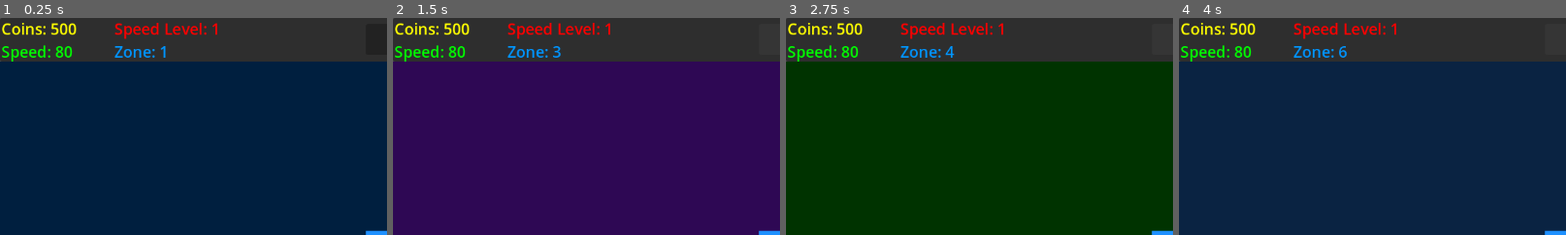
Above: before the commit, frames 1-4 (left to right).
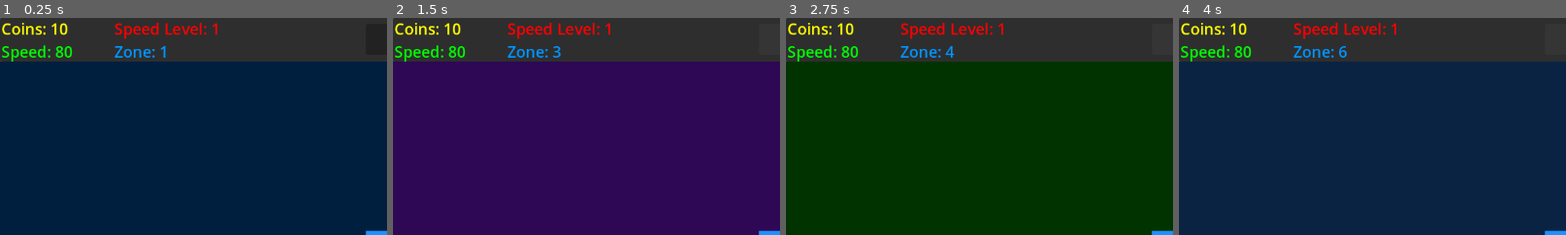
Above: after the commit, the same moments.

Repository: CD1FOX/golden-grind
Game: Godot game, scene res://Scenes/Worlds/Zone 1 - 10/zone1.tscn
Two runs of this game, one before a commit and one after it. Both use one fixed random seed, a clock stepped at 60 frames per second and the inputs below.
Inputs:
- Up to frame 1 (0.25 s): no input
- Up to frame 2 (1.5 s): click "Buy New Zone" at 0.5 s; click "Buy New Zone" at 1.25 s
- Up to frame 3 (2.75 s): click "Buy New Zone" at 2 s
- Up to frame 4 (4 s): click "Buy New Zone" at 2.75 s; click "Buy New Zone" at 3.5 s
The pictures show only the part of the screen within x 0-50%, y 0-50%; the shares and areas given below are measured in that part.

The runs differ from the first frame. In frame 1, 0.2% of the frame differs, in the area x 13-20%, y 2-9%; in frame 2, 0.2%; in frame 3, 0.2%; in frame 4, 0.2%.

Commit message:
Update upper_ui.tscn
feat(upper_ui.tscn): Change the base coin from 10000 to 10

Diff:
--- a/Global/Global.gd
+++ b/Global/Global.gd
@@ -1,6 +1,6 @@
 extends Node
 
-var coin = 500
+var coin = 10
 var speed = 80
 var speed_cost = 10
 var speed_base_cost = 10
--- a/Scenes/UI/Main Screen/Upper UI/upper_ui.tscn
+++ b/Scenes/UI/Main Screen/Upper UI/upper_ui.tscn
@@ -46,7 +46,7 @@
 offset_bottom = 32.0
 theme_override_colors/font_color = Color(1, 1, 0, 1)
 theme_override_font_sizes/font_size = 23
-text = "Coins: 10000"
+text = "Coins: 10"
 
 [node name="SpeedLevel" type="Label" parent="."]
 layout_mode = 0
